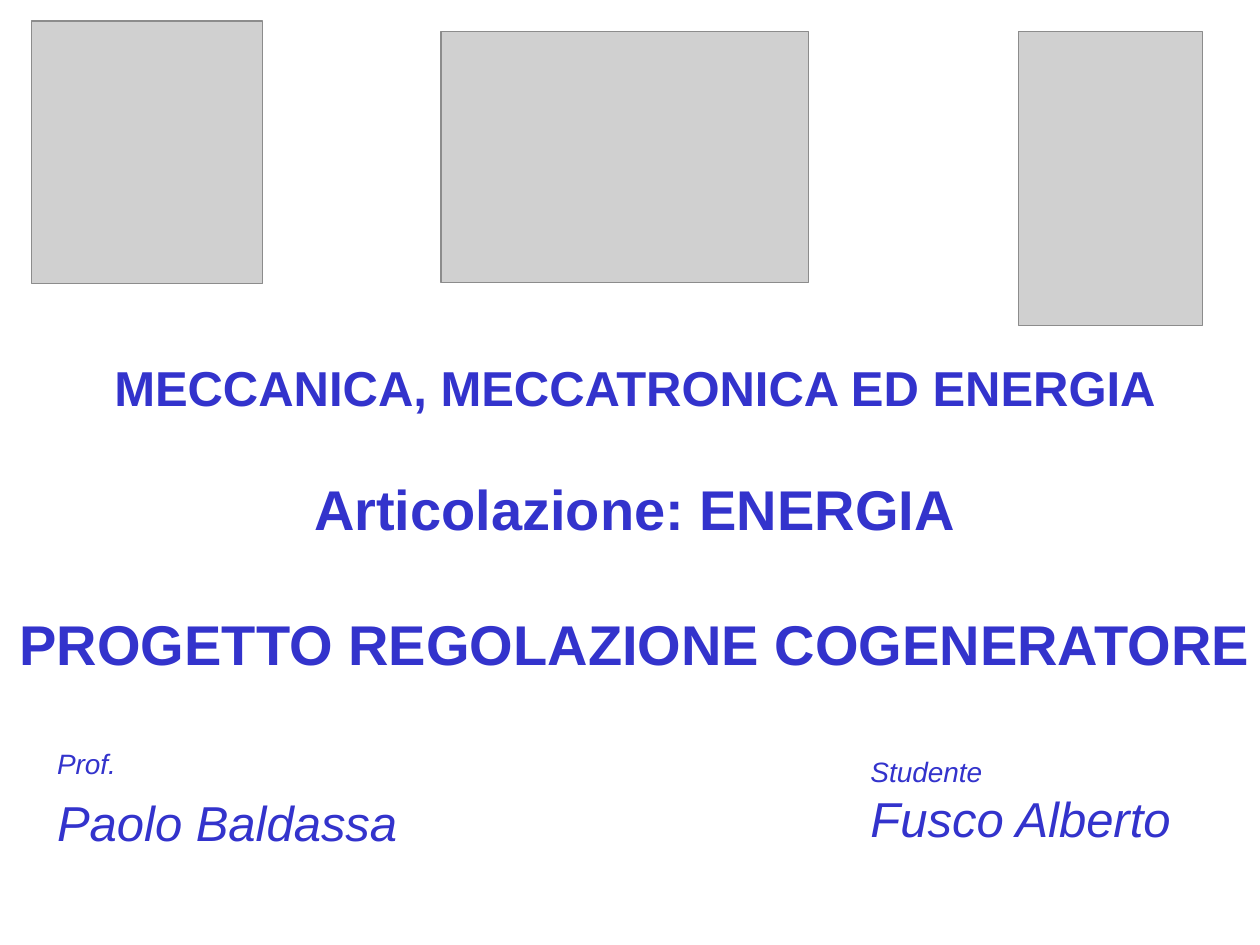
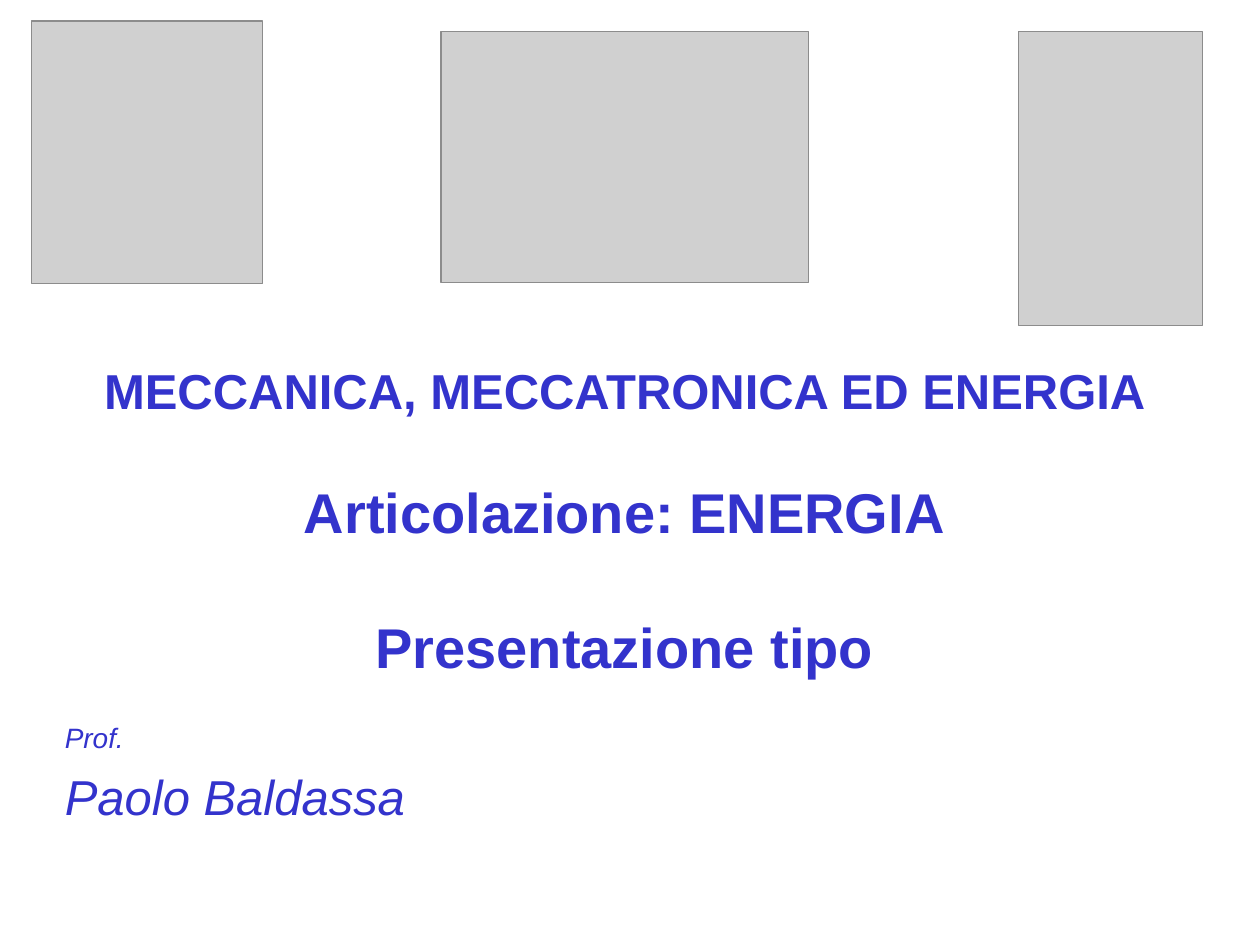
Before and after one commit to CampelloManuel/progetto-esame, a slide deck: slide 1 of tesina/Presentazione_tipo_Energia (te ne ho salvata una copia fusco, sei libero di usarla).ppt. Drawn at 1260x945 pixels with LibreOffice and Linux fonts; fonts in the diff are those of the drawing; grey boxes stand for pictures; background and template pictures are left out. Boxes give left, top, right and bottom in pixels: in the first picture for what was removed or moved away, otherwise in the second. Text is boxed around its words. In the diff, an @@ line names an element or a change of style, - is before the commit and + after.

```diff
--- a/tesina/Presentazione_tipo_Energia (te ne ho salvata una copia fusco, sei libero di usarla).ppt
+++ b/tesina/Presentazione_tipo_Energia (te ne ho salvata una copia fusco, sei libero di usarla).ppt
@@ text at (104, 374, 1145, 679): text changed @@
-MECCANICA, MECCATRONICA ED ENERGIA
-Articolazione: ENERGIA
-PROGETTO REGOLAZIONE COGENERATORE
+MECCANICA, MECCATRONICA ED ENERGIA
+Articolazione: ENERGIA
+Presentazione tipo
@@ text "Prof.": place and size @@
-text "Prof." at (57, 753, 397, 842)
+text "Prof." at (65, 727, 405, 816)
@@ text removed at (870, 761, 1171, 838) @@
-Studente
-Fusco Alberto
```
Also in this commit, not shown: 2 slides added, 7 slides removed, 3 other files.
